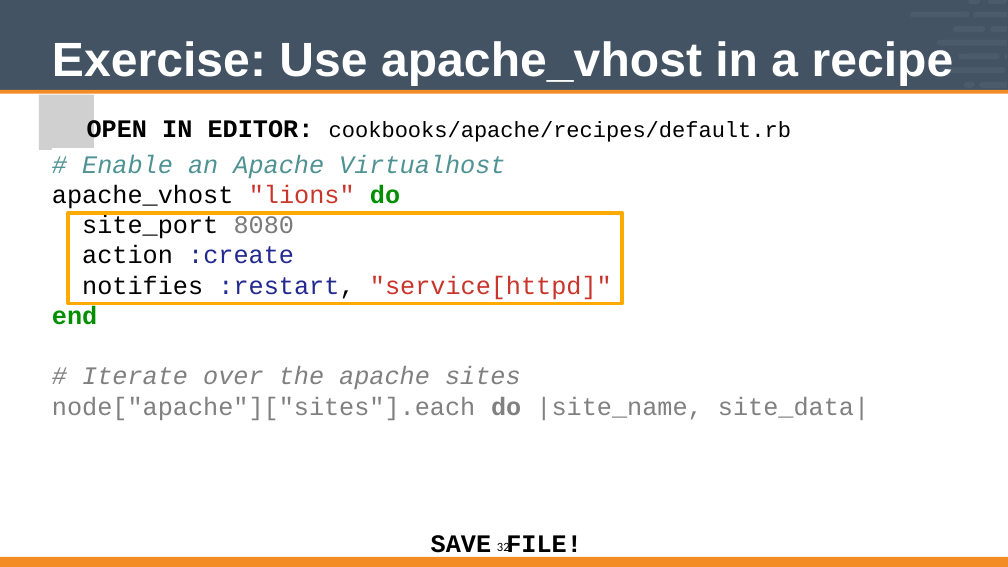
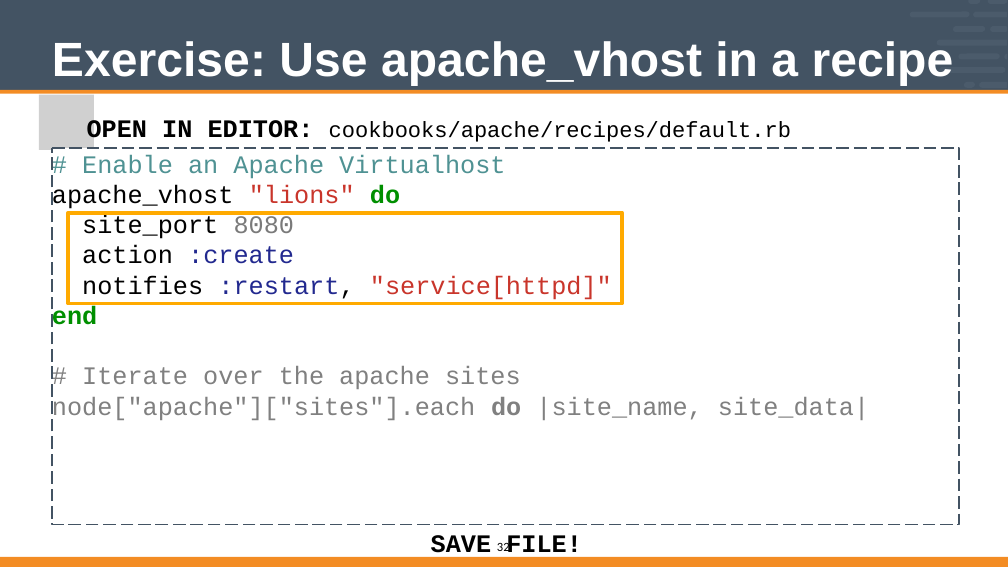
Before and after one commit to vinyar/chef-intermediate, a slide deck: slide 32 of Modules/04-Chef_Intermediate.pptx. Drawn at 1008x567 pixels with LibreOffice and Linux fonts; fonts in the diff are those of the drawing; grey boxes stand for pictures. Boxes give left, top, right and bottom in pixels: in the first picture for what was removed or moved away, otherwise in the second. Text is boxed around its words. In the diff, an @@ line names an element or a change of style, - is before the commit and + after.

Commit message:
Updated Custom Resources (04)
* Removed all smart quotes
* Removed all slide title drop shadows
* Fixed the code formatting on a large number of slides
* Fixed layout of "Open In Editor" for code slides
* Fixed code formatting across a large number of slides

This section is absolutely ugly.

```diff
--- a/Modules/04-Chef_Intermediate.pptx
+++ b/Modules/04-Chef_Intermediate.pptx
@@ freeform shape added at <box>52,148,959,524</box>, outline #435363 2 pt dashed @@
@@ text in freeform shape at <box>82,154,521,389</box>: italic off in "# Enable an Apache Virtualhost", "# Iterate over the apache sites" @@
```
Also in this commit, not shown: 17 other slides changed.
